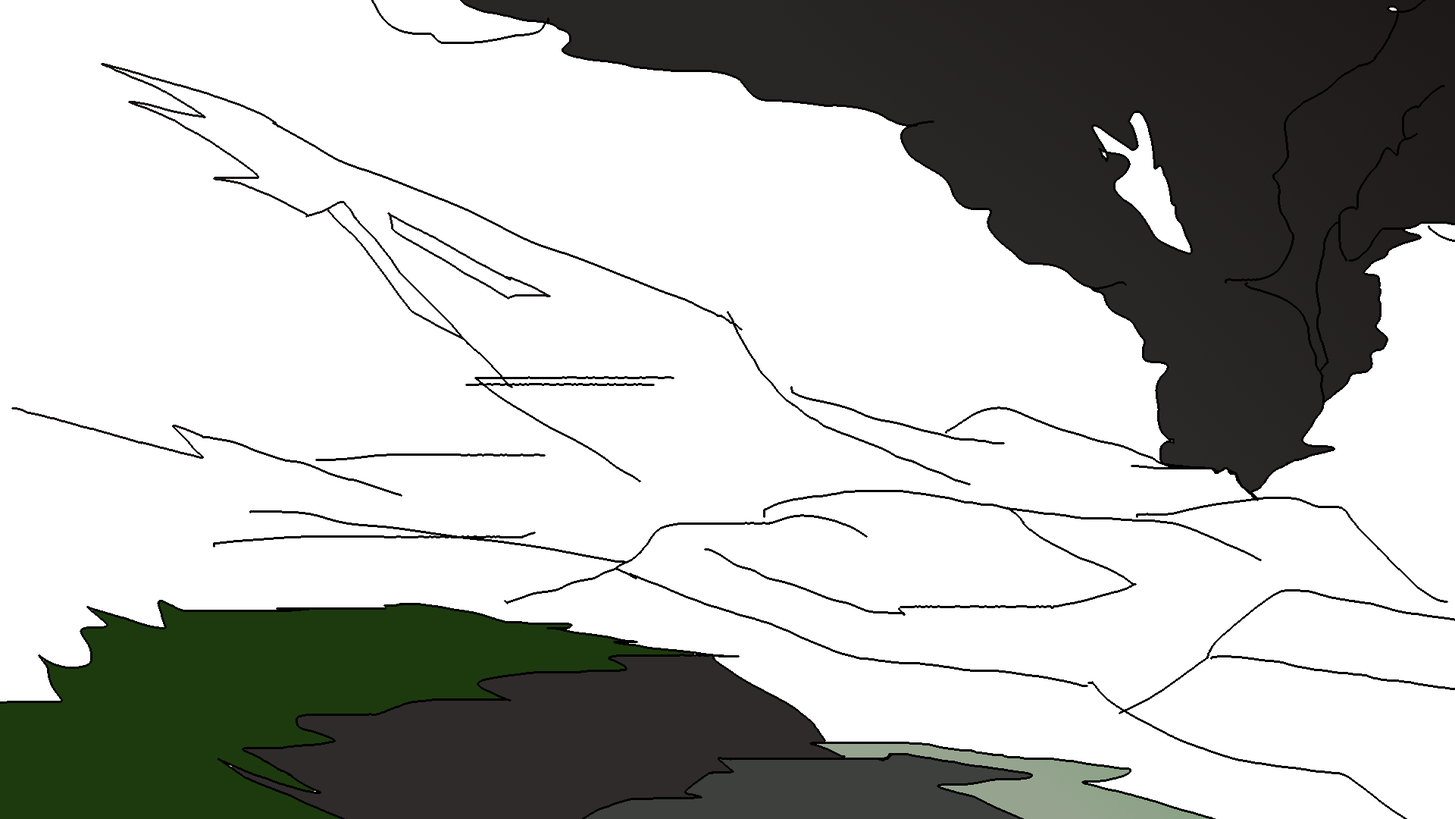
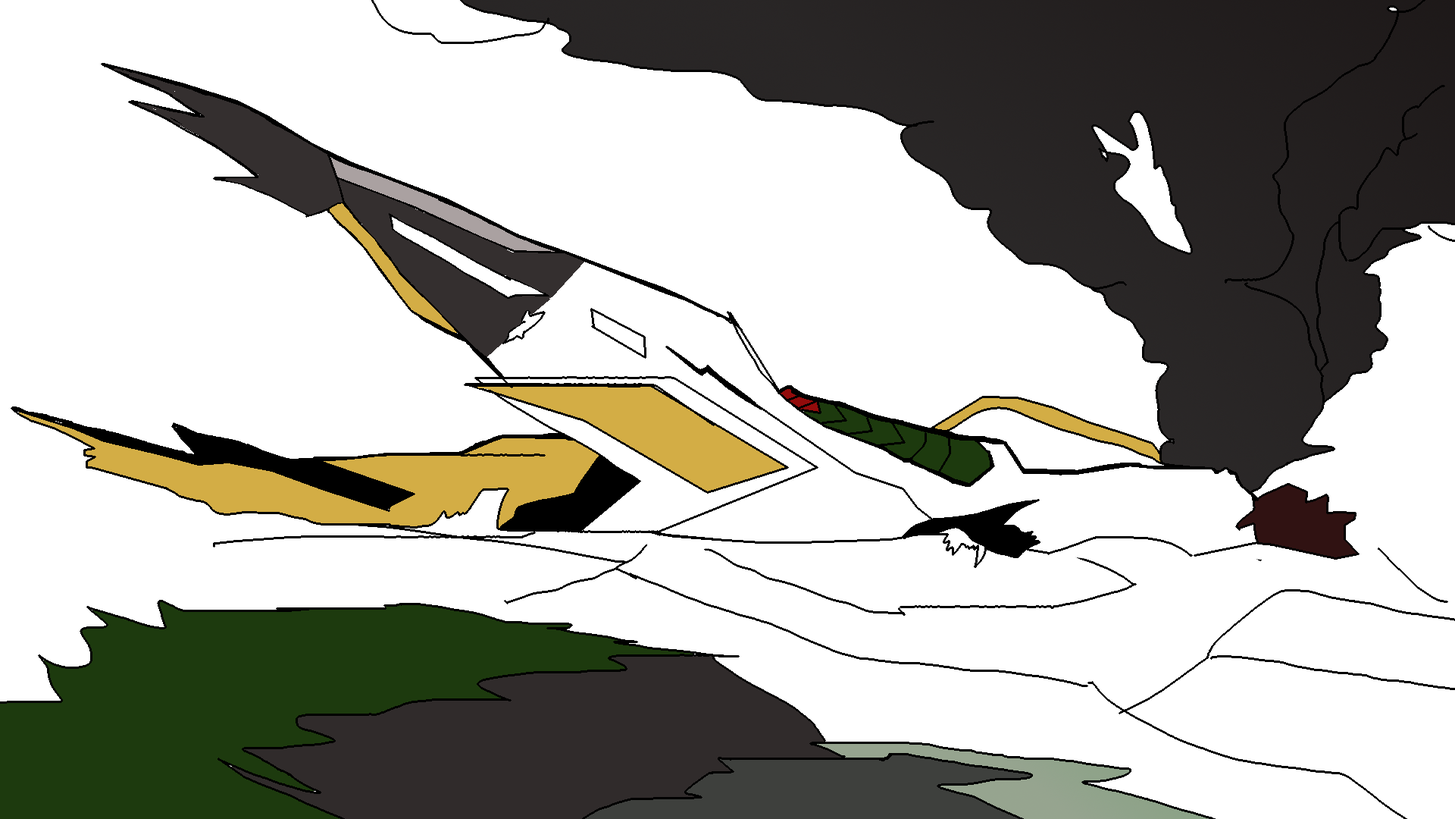
Two versions of the same layered image (1455x819). Layer-by-layer changes:
painted on "spaceShiptOutline" over box(10, 62, 1360, 568)
painted on "groundOutline" over box(646, 489, 1380, 561)
